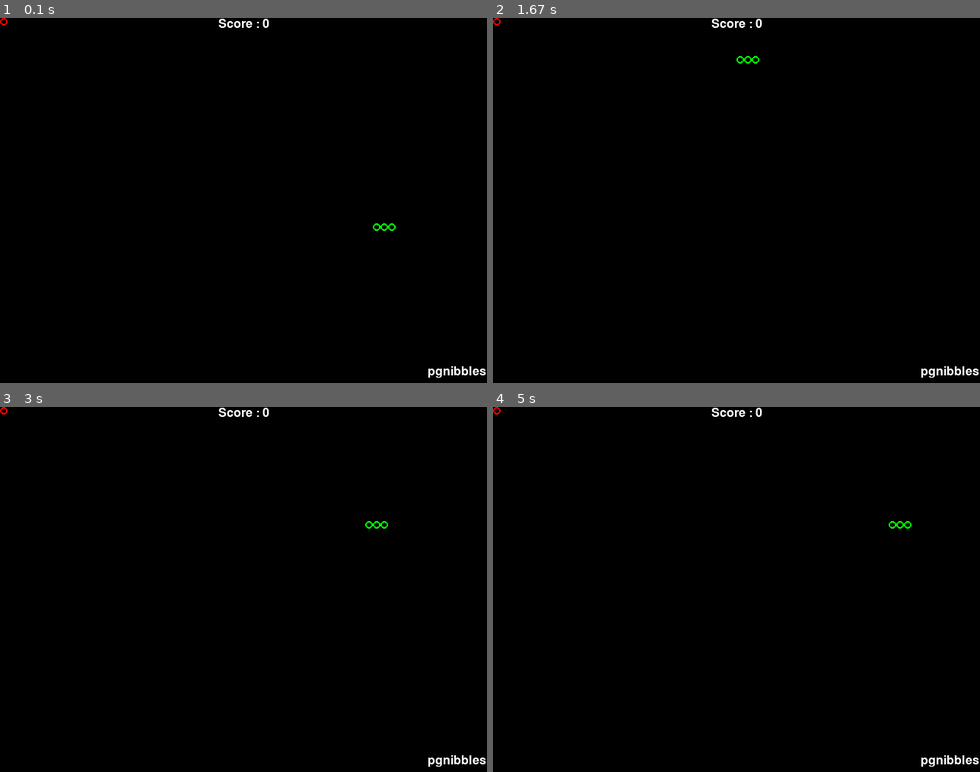
Above: before the commit, frames 1-4 (two rows, left to right).
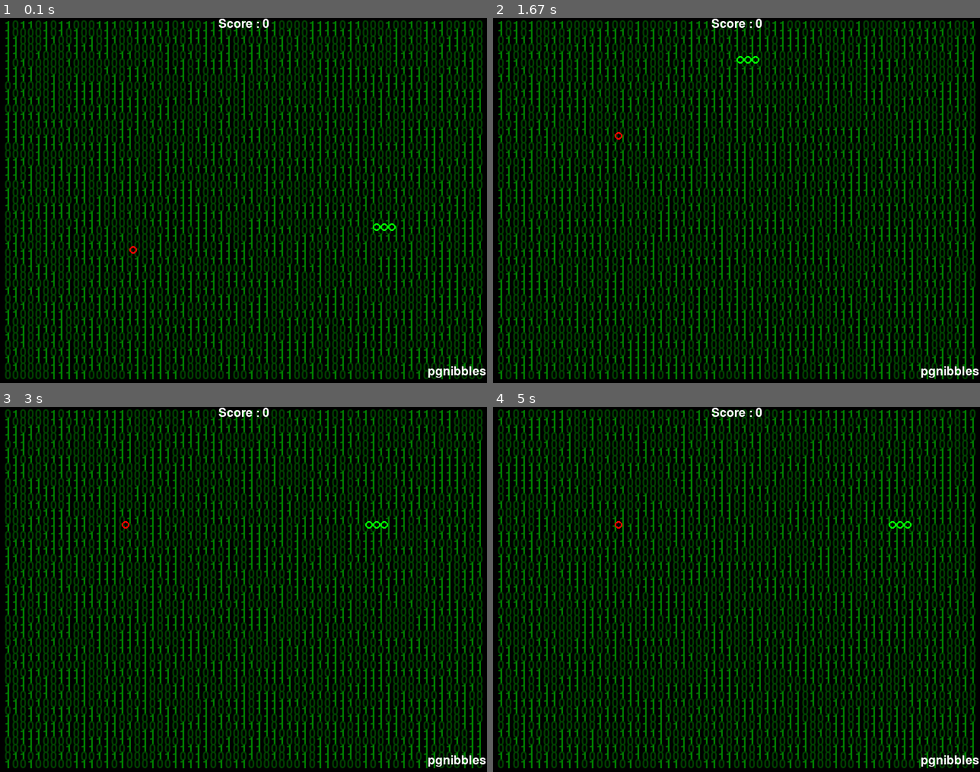
Above: after the commit, the same moments.

Repository: caffeinemonster/python-pygame-nibbles
Game: pygame game, started from pgnibbles-current.py
Same seed, same stepped clock (60 frames per second), same inputs: the game is played once before the commit and once after it.
Inputs:
- Up to frame 1 (0.1 s): no input
- Up to frame 2 (1.67 s): hold Up 0.83-1.3 s; hold Right from 1.33 s (still down)
- Up to frame 3 (3 s): release Right at 1.8 s; hold Left 1.83-2.37 s; hold Down 2.4-2.7 s; hold Left from 2.73 s (still down)
- Up to frame 4 (5 s): release Left at 3.13 s; hold Up 3.17-3.53 s; hold Right 3.57-4.2 s; hold Down 4.23-4.6 s; hold Left from 4.63 s (still down)

The runs differ from the first frame. In frame 1, 40% of the frame differs, in the area x 0-100%, y 0-99%; in frame 2, 40%; in frame 3, 40%; in frame 4, 40%.

Commit message:
Dynamic BG

Diff:
--- a/pgnibbles-current.py
+++ b/pgnibbles-current.py
@@ -19,6 +19,8 @@
         self.add(sxy[0] - 2, sxy[1])  # add snake body
         self.add(sxy[0] - 1, sxy[1])  # add snake body
         self.add(sxy[0], sxy[1])  # add snake body
+        #self.moveframes = 2
+        #self.frames = self.moveframes
 
     def add(self, x, y):  # add snake part
         self.data.insert(0, (x, y))  # add snake part @xy loc
@@ -138,7 +140,9 @@
     def toggle_enable(self):
         if self.enabled:
             self.enabled = 0  # disable sfx
-        else:
+            pygame.mixer.music.pause()  # stop music
+        else:
+            pygame.mixer.music.play()  # play music
             self.enabled = 1  # enable sfx
 
     def fxdead(self):  # dead
@@ -162,15 +166,15 @@
 
 def main():  # main game loop
     r = 1  # set return value = 1  # everthing is ok continue to run
-    sfx = csounds()  # init my sounds module
+
     apple = capple()  # init apple
     sxy = ['0', '0']  # define var for snake init to hold xy vars
     sxy[0] = random.randint(5, GWIDTH - 6)  # generate random snake coords
     sxy[1] = random.randint(5, GHEIGHT - 6)  # generate random snake coords
     snake = csnake(sxy)  # initialise snake with grid coords
     score = cscore()  # init score class
-    #apple.add(random.randint(0, GWIDTH - 1), random.randint(0, GHEIGHT - 1))  # add an apple
-    apple.add(0, 0)
+    apple.add(random.randint(0, GWIDTH - 1), random.randint(0, GHEIGHT - 1))  # add an apple
+    #apple.add(0, 0)
     while(1):  # do for a while (game loop)
         for event in pygame.event.get():  # handle events
             if event.type == QUIT:  # ctrl+c
@@ -239,8 +243,12 @@
             particles.seed((apple.data[0][0] * GSIZE), (apple.data[0][1] * GSIZE), 20, 5, 50, (255, 0, 0), random.randint(1, 3))  # seed particles
             pygame.mixer.music.queue('sndmusic/TRACK' + str(random.randint(1, 16)) + '.mp3')  # choose another track to play next
             sfx.fxeat()  # play the eat sound effect
-        else:
+            #snake.frames = 0
+        else:
+            #if snake.frames == 0:
             snake.remove()  # remove the last body part
+
+        #if snake.frames == 0:
         if snake.direction == K_UP:  # detect relevant keypress
             snake.add(snake.data[0][0], snake.data[0][1] - 1)  # move the snake
         elif snake.direction == K_DOWN:  # detect relevant keypress
@@ -249,13 +257,29 @@
             snake.add(snake.data[0][0] - 1, snake.data[0][1])  # move the snake
         elif snake.direction == K_RIGHT:  # detect relevant keypress
             snake.add(snake.data[0][0] + 1, snake.data[0][1])  # move the snake
+        #snake.frames = snake.moveframes
+        #else:
+        #    snake.frames -= 1
+
+        # draw bg
         GSURF.fill((0, 0, 0))  # fill game surface with black
+        font = pygame.font.Font(None, 24)  # set font and size
+        for ix in range(1, GWIDTH):
+            for iy in range(1, GHEIGHT):
+                if random.randint(0, 1) == 1:
+                    text = font.render("0", 1, (0, 64, 0))  # set text and colour
+                else:
+                    text = font.render("1", 1, (0, 127, 0))  # set text and colour
+                textpos = text.get_rect(center=(GSIZE * ix, GSIZE * iy))
+                GSURF.blit(text, textpos)  # render text
 
         #b = pygame.sprite.Sprite() # create sprite
-        #b.image = pygame.image.load("imgs/fireball.png").convert_alpha() # load ball image
+        #b.image = pygame.image.load("imgs/grass.png").convert_alpha() # load ball image
         #b.image.set_colorkey(-1)
-        #b.rect = pygame.Rect(0,0,10,10)
+        #b.rect = pygame.Rect(0,0,640,480)
         #b.image.get_rect() # use image extent value
+        #b.rect.topleft = [0, 0] # put the ball in the top left corner
+        #GSURF.blit(b.image, b.rect)
 
         for p in particles.particles:  # draw particles
             if p.alive == 1:  # if the particle is alive
@@ -265,7 +289,6 @@
                     #b.rect.topleft = [p.x, p.y] # put the ball in the top left corner
                     #b.rect.inflate(-20,-20)
                     #GSURF.blit(b.image, b.rect)
-
         particles.move()  # move the particles to their next location
         if snake.alive:  # if the snake is alive
             for co in snake.data:  # draw the snake
@@ -293,7 +316,8 @@
             return r  # return value
 
 if __name__ == "__main__":  # main function call
-    global particles  # declare partical class globally
+    global particles, sfx   # declare global vars
+    print("S = Toggle sound + music")
     particles = cparticles()  # initialise partice array
     r = 1  # set variable for return value
     pygame.init()  # initialise python pygame
@@ -302,8 +326,9 @@
     GSURF.convert_alpha()  # used for transparent sprites
     pygame.display.set_caption("pgnibbles")  # set window name
     pygame.mixer.init()  # initialise mixer
+    sfx = csounds()  # init my sounds module
     pygame.mixer.music.load('sndmusic/TRACK' + str(random.randint(1, 16)) + '.mp3')  # queue random track
-    #pygame.mixer.music.play()  # play music
+    pygame.mixer.music.play()  # play music
     pygame.mouse.set_visible(0)  # hide mouse
     while r != 0:  # quit if return not equal to 0 (esc key hit)
         r = main()  # get return value from main loop (1 == OK ... 0 == exit)
